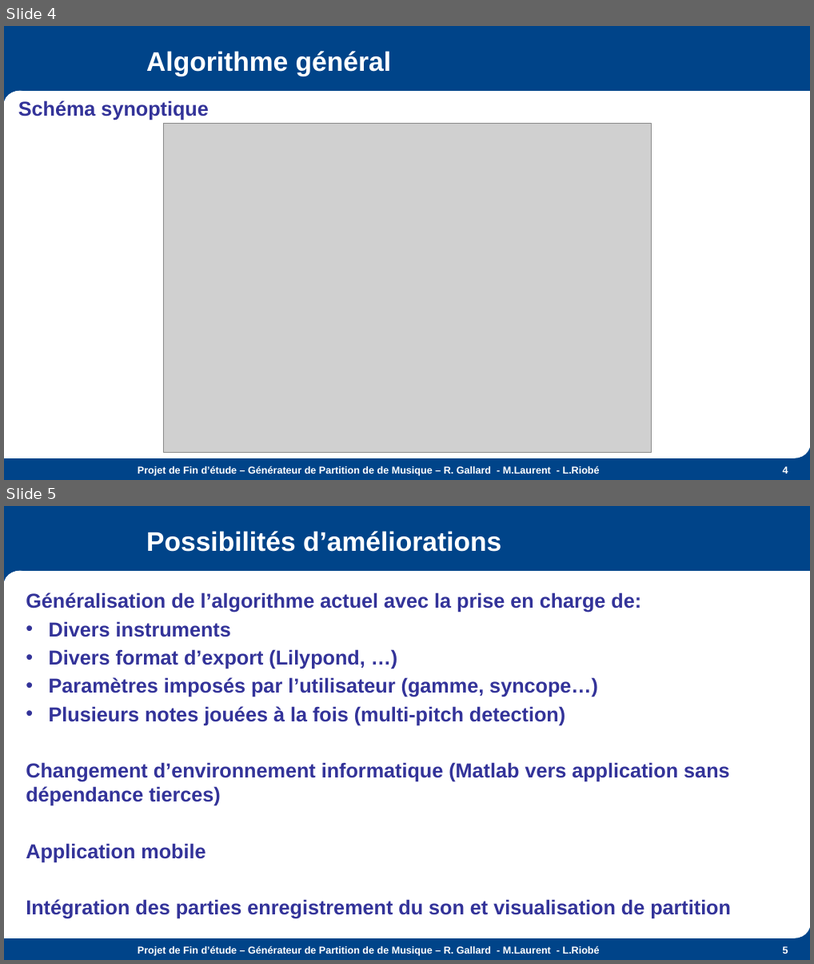
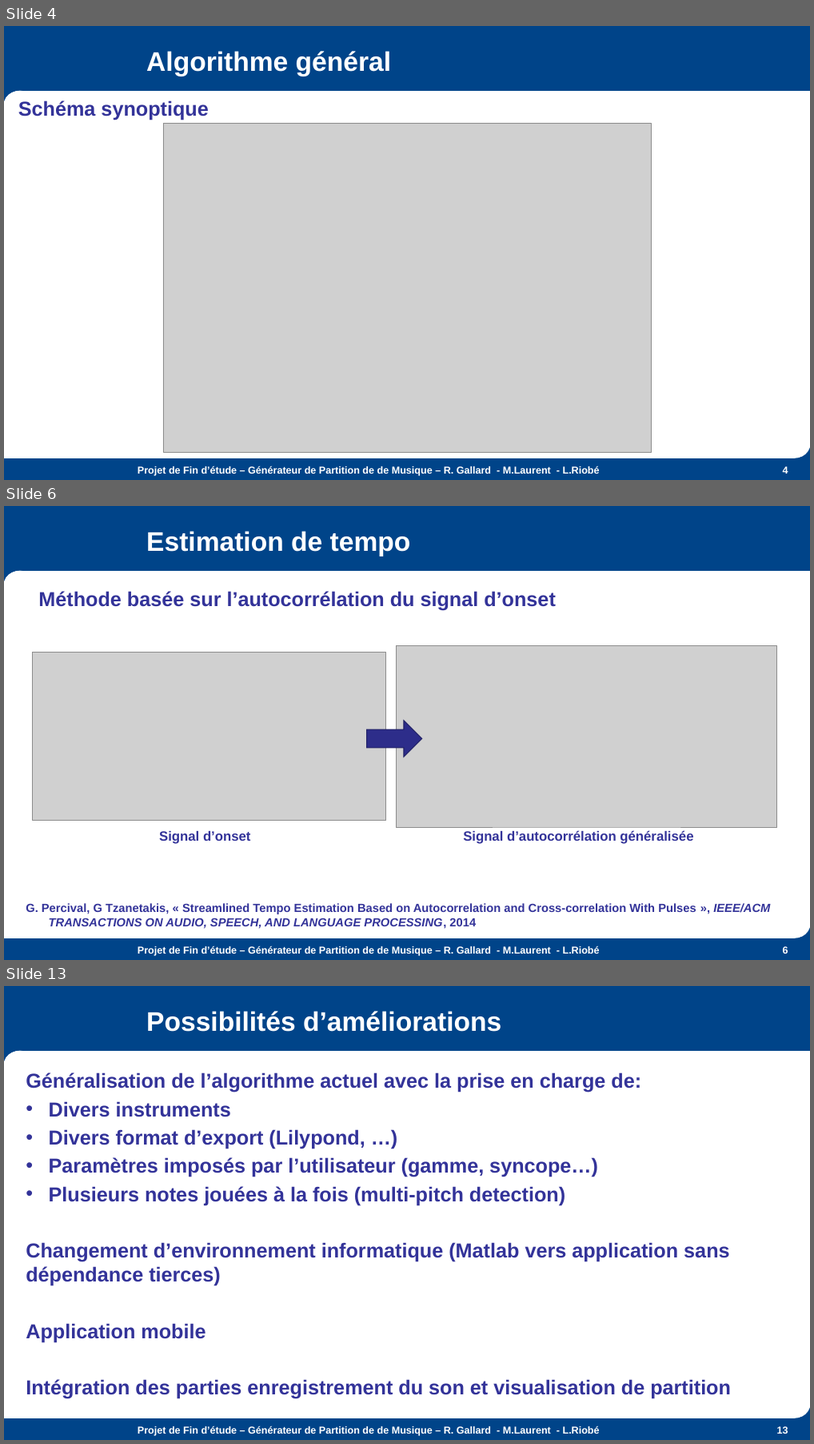
Before and after one commit to the-midge/gentab, a slide deck: Docs/Présentation-PFE.pptx. Shown one above the other, each under a label of ours: slides 4 and 5 before the commit, slides 4, 6 and 13 after it; the slides between them are not shown. The pictures are 814x964 and 814x1444 pixels, drawn with LibreOffice and Linux fonts; fonts in the diff are those of the drawing; grey boxes stand for pictures; background and template pictures are left out. Boxes give left, top, right and bottom in pixels: in the first picture for what was removed or moved away, otherwise in the second. Text is boxed around its words. In the diff, an @@ line names an element or a change of style, - is before the commit and + after.

Commit message:
Doc plus prise en compte du tempo dans l'appli

```diff
--- a/Docs/Présentation-PFE.pptx
+++ b/Docs/Présentation-PFE.pptx
@@ slide 6 added at (4,506,810,960), background #004489; not listed: 7 template elements that a slide beside it also shows @@
@@ title added at (146,531,411,556), 32 pt, text #FFFFFF, bold @@
+Estimation de tempo
@@ text added at (38,591,556,610), 24 pt, text #333399, bold @@
+Méthode basée sur l’autocorrélation du signal d’onset
@@ picture added at (397,645,778,827) @@
@@ picture added at (33,652,386,820) @@
@@ right arrow added at (367,720,422,756), fill #2D2D8A, outline #212166 1 pt @@
@@ text added at (159,831,251,844), 16 pt, text #333399, bold @@
+Signal d’onset
@@ text added at (463,830,694,844), 16 pt, text #333399, bold @@
+Signal d’autocorrélation généralisée
@@ text added at (26,903,770,928), 14 pt, text #333399, bold @@
+G. Percival, G Tzanetakis, « Streamlined Tempo Estimation Based on Autocorrelation and Cross-correlation With Pulses », IEEE/ACM TRANSACTIONS ON AUDIO, SPEECH, AND LANGUAGE PROCESSING, 2014
@@ text added at (138,945,600,956), 12 pt, text #FFFFFF, bold @@
+Projet de Fin d’étude – Générateur de Partition de de Musique – R. Gallard - M.Laurent - L.Riobé
@@ page number added at (783,946,789,953), 12 pt, text #FFFFFF, bold @@
+6
@@ what was slide 5 is now slide 13 @@
@@ page number at (778,1426,789,1433): text changed @@
-5
+13
```
Also in this commit, not shown: 7 other slides added, 18 other files.
